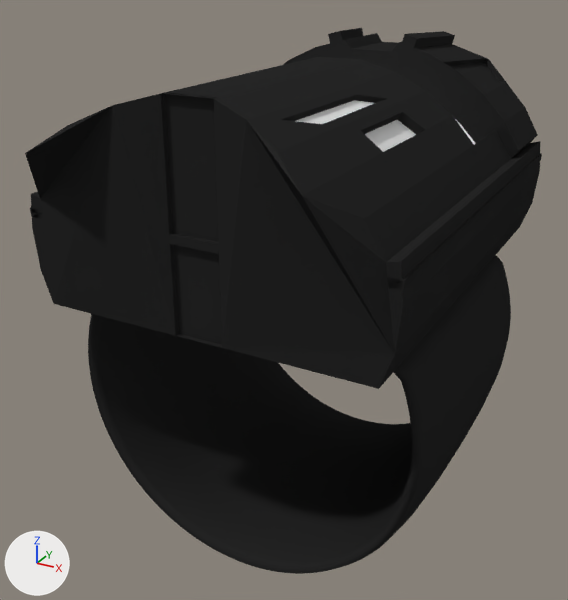
An edit to the Blender file 3dModel/Alarm_Case.blend, drawn before and after from the same camera.
Rendered twice from a camera (50 mm lens) standing at (0.0877, -0.1524, 0.0499) and looking at (0.0252, -0.0389, -0.0069). Arrows for +X, +Y and +Z are at lower left; the lights stay in place.

The older version as bpy lines, for what is in view:
```python
me_cylinder = bpy.data.meshes.new('Cylinder')
me_cylinder.from_pydata(...)  # 228 vertices, 153 faces; spans x -0.9..0.9, y -0.29..0.83, z -0.83..1.2
# faces by material slot: [140, 13]
me_cylinder.materials.append(mat_exterior)  # black #282828
me_cylinder.materials.append(mat_red)  # white #e7e7e7
me_cylinder_005 = bpy.data.meshes.new('Cylinder.005')
me_cylinder_005.from_pydata(...)  # 1472 vertices, 1472 faces; spans x -0.99..0.99, y -0.99..0.55, z -0.94..0.94
me_cylinder_005.polygons.foreach_set('use_smooth', [True] * 1472)
me_cylinder_005.materials.append(mat_exterior)  # black #282828
ob_basemodel = bpy.data.objects.new('BaseModel', me_cylinder)
ob_basemodel.location = (0.0291, -0.0442, 0.0095)
ob_basemodel.rotation_euler = (1.571, 0.0, 3.142)  # degrees (90, 0, 180)
ob_basemodel.scale = (0.0331, 0.0331, 0.0421)
ob_cylinder = bpy.data.objects.new('Cylinder', me_cylinder_005)
ob_cylinder.location = (0.029, -0.036, -0.0163)
ob_cylinder.rotation_euler = (1.571, 0.0, 0.0)  # degrees (90, 0, 0)
ob_cylinder.scale = (0.0325, 0.0331, 0.0279)
```
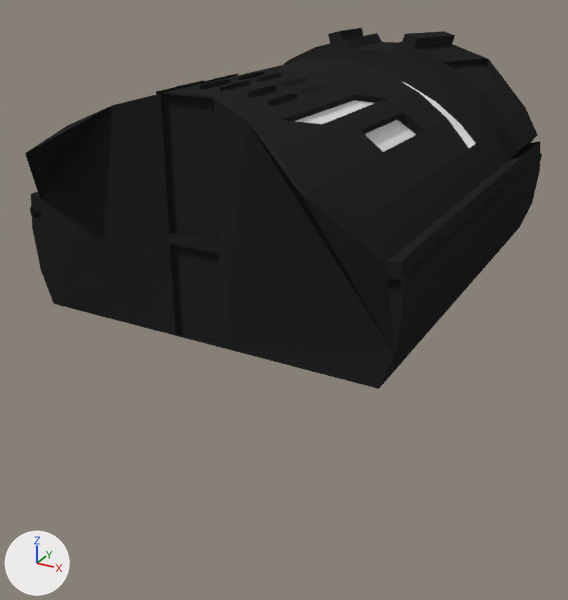
Location of each change, (x1, y1, x2, y2) in pixels of the pictures (568 x 600 px):
'Cylinder', hidden (black)
    before: (88, 255, 511, 574)
part 1 of me_cylinder, built on
    before: (162, 57, 511, 262)
    after: (156, 58, 511, 262)

Diff of the bpy script that builds the scene:
```diff
--- a/3dModel/Alarm_Case.blend.py
+++ b/3dModel/Alarm_Case.blend.py
@@ me_cylinder @@
 # used by ob_basemodel; location = (0.0291, -0.0442, 0.0095); rotation_euler = (1.571, 0.0, 3.142), in degrees (90, 0, 180); scale = (0.0331, 0.0331, 0.0421)
-me_cylinder.from_pydata(...)  # 228 vertices, 153 faces; spans x -0.9..0.9, y -0.29..0.83, z -0.83..1.2
+me_cylinder.from_pydata(...)  # 996 vertices, 543 faces; spans x -0.9..0.9, y -0.29..0.83, z -0.83..1.2
+# me_cylinder part 1: 20 vertices moved from x -0.74..0.74, y 0.25..0.73, z 0.41..0.42 to x -0.74..0.74, y 0.25..0.73, z 0.35..0.36; 768 vertices added at x -0.27..0.29, y 0.69..0.75, z -0.52..-0.12
 me_cylinder.materials.append(mat_exterior)
@@ ob_cylinder @@
 ob_cylinder = bpy.data.objects.new('Cylinder', me_cylinder_005)
-ob_cylinder.location = (0.029, -0.036, -0.0163)
+ob_cylinder.location = (0.029, -0.036, -0.0174)
 ob_cylinder.rotation_euler = (1.571, 0.0, 0.0)  # degrees (90, 0, 0)
-ob_cylinder.scale = (0.0325, 0.0331, 0.0279)
+ob_cylinder.scale = (0.0325, 0.0331, 0.0132)
+ob_cylinder.hide_viewport = True
```
